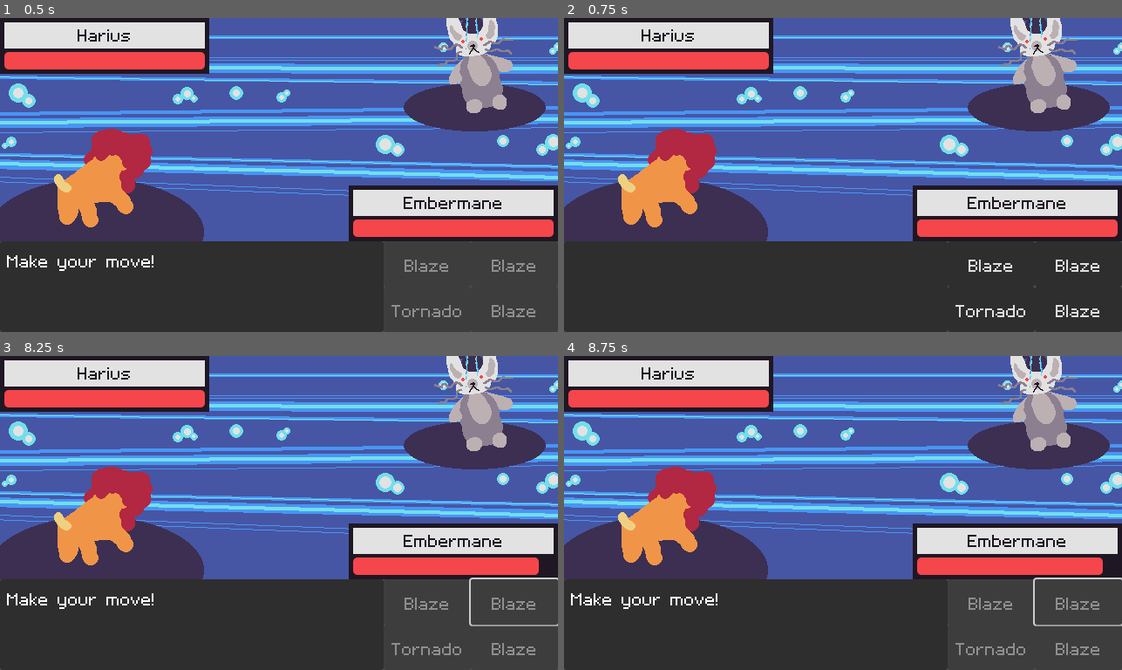
Above: before the commit, frames 1-4 (two rows, left to right).
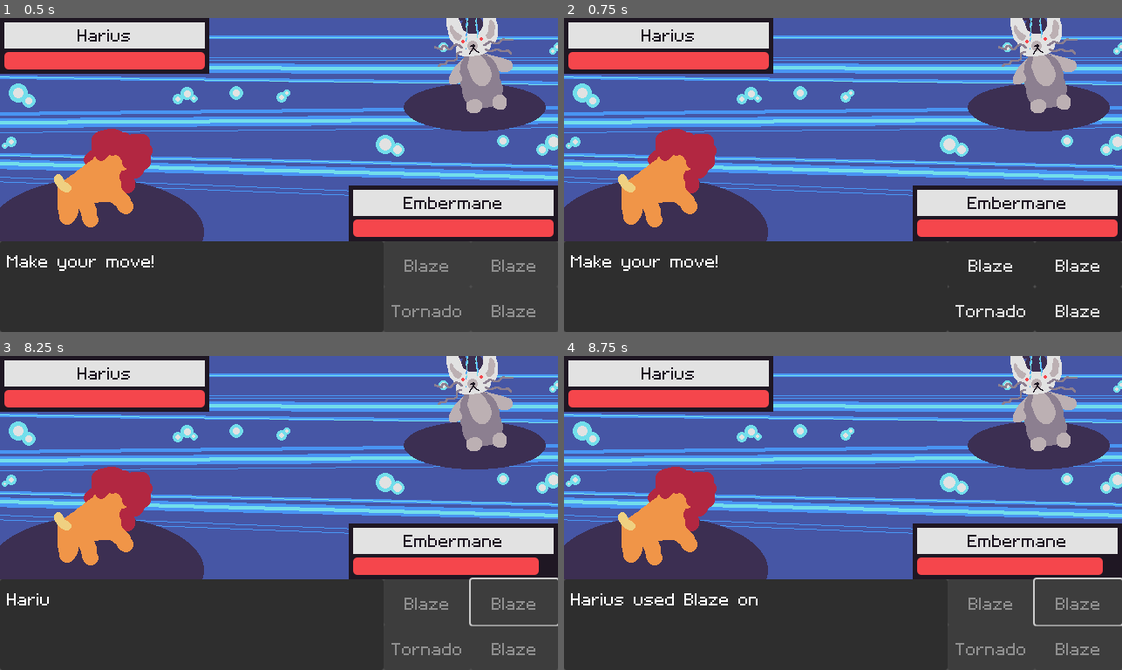
Above: after the commit, the same moments.

Repository: jadicodes/zodiac-battler
Game: Godot game, scene res://battle_arena/battle_arena.tscn
Two runs of this game, one before a commit and one after it. Both use one fixed random seed, a clock stepped at 60 frames per second and the inputs below. The engine's default icon, where the game draws it, is replaced by a stand-in: a white triangle on a blue panel in a dark square.
Inputs:
- Up to frame 1 (0.5 s): no input
- Up to frame 2 (0.75 s): tap Enter at 0.5 s; tap Space (advance_text) at 0.6 s
- Up to frame 3 (8.25 s): click "Blaze" at 1.25 s; tap Space (advance_text) at 2.1, 2.85, 3.6, 4.25, 4.35, 5.1, 5.85, 6.5, 6.6, 7.35 s; tap Enter at 5.75, 7.25 s; click "Blaze" at 8 s
- Up to frame 4 (8.75 s): no input

Frame 1 is identical in both runs. In frame 2, 0.3% of the frame differs, in the area x 1-28%, y 75-81%; in frame 3, 0.3%; in frame 4, 0.5%, in the area x 1-35%, y 75-81%.

Commit message:
Fix await choice message clearing

Diff:
--- a/project/battle_arena/battle_arena.gd
+++ b/project/battle_arena/battle_arena.gd
@@ -48,6 +48,7 @@
 
 
 func _process_turn(monsters: Array[Monster], self_move_index: int) -> void:
+	_textbox.reset()
 	var turn_order := Monster.order_by_speed(monsters)
 
 	for i in len(turn_order):
--- a/project/battle_arena/textbox/textbox.gd
+++ b/project/battle_arena/textbox/textbox.gd
@@ -70,7 +70,6 @@
 
 	match _current_state:
 		State.READY:
-			_label.visible_ratio = 0.0
 			if _current_message:
 				_show_text()
 		State.READING:
